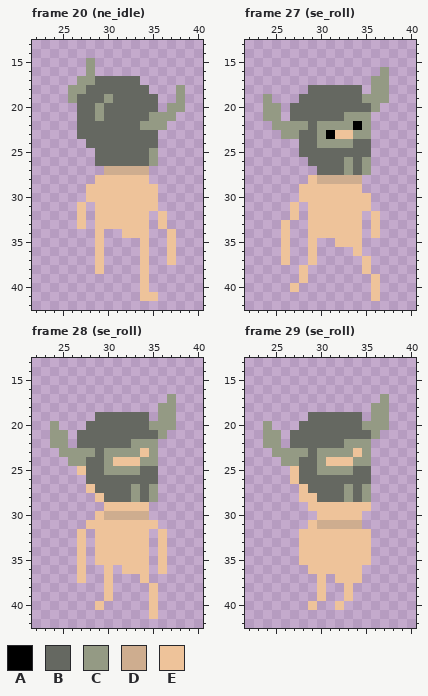
Two states of a pixel-art file, Assets/Sprites/Player/Simple Pete.aseprite. Above, as it was before the edit.
64x64 pixels, 85 frames. Colours within 5 levels of each other are drawn and written as one. Shown: frame 20 (ne_idle): x 22..40, y 13..42; frame 27 (se_roll): x 22..40, y 13..42; frame 28 (se_roll): x 22..40, y 13..42; frame 29 (se_roll): x 22..40, y 13..42. The commit also changed other frames, which this record leaves out.
Visible layers, top first: "Gear/Head/Iron_Helmet", "Body gear", "Head", "Body".
Palette (. is transparent): A #000000  B #656861  C #949a84  D #cead8f  E #eec39a
Pixels before, frame 20 (ne_idle), first column x 26:
15 ..C..........
16 ..C..........
17 .CCBBBBB.....
18 CCBBBBBBB...C
19 CBBBCBBBBB..C
20 .BBCBBBBBB.CC
21 .BBCBBBBBCCC.
22 .BBBBBBBCCC..
23 .BBBBBBBBB...
24 ..BBBBBBBB...
25 ...BBBBBBC...
26 ...BBBBBBC...
27 ....DDDDD....
28 ...EEEEEE....
29 ..EEEEEEEE...
30 ..EEEEEEEE...
31 .E.EEEEEEE...
32 .E.EEEEEE.E..
33 .E.EEEEEE.E..
34 ...E..EEE..E.
35 ...E....E..E.
36 ...E....E..E.
37 ...E....E..E.
38 ...E....E....
39 ........E....
40 ........E....
41 ........EE...
Pixels before, frame 27 (se_roll), first column x 24:
16 .............C
17 ............CC
18 .....BBBBBB.CC
19 C...BBBBBBBCCC
20 CC.BBBBBBBBBC.
21 CC.BBBBBBCCC..
22 .CCCCBCCCCAC..
23 ..CCBBCAEECC..
24 ....BBCCCCBB..
25 ....BBBBBBBB..
26 .....BBBBCBC..
27 ......BBBCBC..
28 .....EDDDDD...
29 ....EEEEEEE...
30 ....EEEEEEEE..
31 ...E.EEEEEEE..
32 ...E.EEEEEE.E.
33 ..E..EEEEEE.E.
34 ..E..EEEEEE.E.
35 ..E..E..EEE...
36 ..E..E....E...
37 ..E..E.....E..
38 ....E......E..
39 ....E.......E.
40 ...E........E.
41 ............E.
Pixels before, frame 28 (se_roll), first column x 24:
17 .............C
18 ............CC
19 .....BBBBBB.CC
20 C...BBBBBBBCCC
21 CC.BBBBBBBBBC.
22 CC.BBBBBBCCC..
23 .CCCCBCCCCEC..
24 ..CCBBCEEECC..
25 ...EBBCCCCBB..
26 ....BBBBBBBB..
27 ....EBBBBCBC..
28 .....EBBBCBC..
29 ......EEEEE...
30 .....EDDDDD...
31 ....EEEEEEEE..
32 ...E.EEEEEE.E.
33 ...E.EEEEEE.E.
34 ...E.EEEEEE.E.
35 ...E.EEEEEE.E.
36 ...E..E.EEE.E.
37 ...E..E...E...
38 ......E....E..
39 ......E....E..
40 .....E.....E..
41 ...........E..
Pixels before, frame 29 (se_roll), first column x 24:
17 .............C
18 ............CC
19 .....BBBBBB.CC
20 C...BBBBBBBCCC
21 CC.BBBBBBBBBC.
22 CC.BBBBBBCCC..
23 .CCCCBCCCCEC..
24 ..CCBBCEEECC..
25 ...EBBCCCCBB..
26 ...EBBBBBBBB..
27 ....EBBBBCBC..
28 ....EEBBBCBC..
29 .....EEEEEEE..
30 ......EEEEE...
31 .....EDDDDD...
32 ....EEEEEEEE..
33 ....EEEEEEEE..
34 ....EEEEEEEE..
35 ....EEEEEEEE..
36 .....EEEEEE...
37 ......E.EEE...
38 ......E..E....
39 ......E..E....
40 .....E..E.....
Once edited:
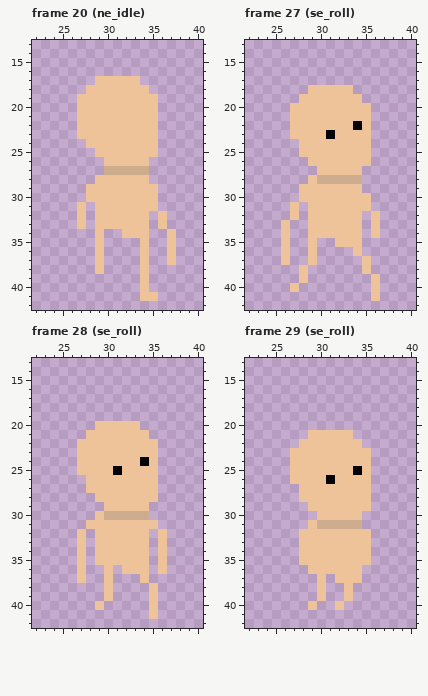
What changed:
layer "Gear/Head/Iron_Helmet" now hidden
Frame 20 (ne_idle):
y 15..16: x 28 C -> .
y 17: x 27..33 CCBBBBB -> ..EEEEE
y 18: x 26..34 CCBBBBBBB -> ..EEEEEEE; x 38 C -> .
y 19: x 26..35 CBBBCBBBBB -> .EEEEEEEEE; x 38 C -> .
y 20: x 27..35 BBCBBBBBB -> EEEEEEEEE; x 37..38 CC -> ..
y 21: x 27..37 BBCBBBBBCCC -> EEEEEEEEE..
y 22: x 27..36 BBBBBBBCCC -> EEEEEEEEE.
y 23: x 27..35 BBBBBBBBB -> EEEEEEEEE
y 24: x 28..35 BBBBBBBB -> EEEEEEEE
y 25: x 29..35 BBBBBBC -> EEEEEEE
y 26: x 29..35 BBBBBBC -> .EEEEE.
Frame 27 (se_roll):
y 16: x 37 C -> .
y 17: x 36..37 CC -> ..
y 18: x 29..34 BBBBBB -> EEEEE.; x 36..37 CC -> ..
y 19: x 24 C -> .; x 28..37 BBBBBBBCCC -> EEEEEEE...
y 20: x 24..25 CC -> ..; x 27..36 BBBBBBBBBC -> EEEEEEEEE.
y 21: x 24..25 CC -> ..; x 27..35 BBBBBBCCC -> EEEEEEEEE
y 22: x 25..33 CCCCBCCCC -> ..EEEEEEE; x 35 C -> E
y 23: x 26..30 CCBBC -> .EEEE; x 34..35 CC -> EE
y 24: x 28..35 BBCCCCBB -> EEEEEEEE
y 25: x 28..35 BBBBBBBB -> EEEEEEEE
y 26: x 29..35 BBBBCBC -> EEEEEEE
y 27: x 30..35 BBBCBC -> EEEEE.
Frame 28 (se_roll):
y 17: x 37 C -> .
y 18: x 36..37 CC -> ..
y 19: x 29..34 BBBBBB -> ......; x 36..37 CC -> ..
y 20: x 24 C -> .; x 28..37 BBBBBBBCCC -> .EEEEE....
y 21: x 24..25 CC -> ..; x 27..36 BBBBBBBBBC -> .EEEEEEE..
y 22: x 24..25 CC -> ..; x 27..35 BBBBBBCCC -> EEEEEEEEE
y 23: x 25..33 CCCCBCCCC -> ..EEEEEEE; x 35 C -> E
y 24: x 26..30 CCBBC -> .EEEE; x 34..35 CC -> AE
y 25: x 28..35 BBCCCCBB -> EEEAEEEE
y 26: x 28..35 BBBBBBBB -> EEEEEEEE
y 27: x 29..35 BBBBCBC -> EEEEEEE
y 28: x 30..35 BBBCBC -> EEEEEE
Frame 29 (se_roll):
y 17: x 37 C -> .
y 18: x 36..37 CC -> ..
y 19: x 29..34 BBBBBB -> ......; x 36..37 CC -> ..
y 20: x 24 C -> .; x 28..37 BBBBBBBCCC -> ..........
y 21: x 24..25 CC -> ..; x 27..36 BBBBBBBBBC -> ..EEEEE...
y 22: x 24..25 CC -> ..; x 27..35 BBBBBBCCC -> .EEEEEEE.
y 23: x 25..33 CCCCBCCCC -> ..EEEEEEE; x 35 C -> E
y 24: x 26..30 CCBBC -> .EEEE; x 34..35 CC -> EE
y 25: x 28..35 BBCCCCBB -> EEEEEEAE
y 26: x 28..35 BBBBBBBB -> EEEAEEEE
y 27: x 29..35 BBBBCBC -> EEEEEEE
y 28: x 30..35 BBBCBC -> EEEEEE
